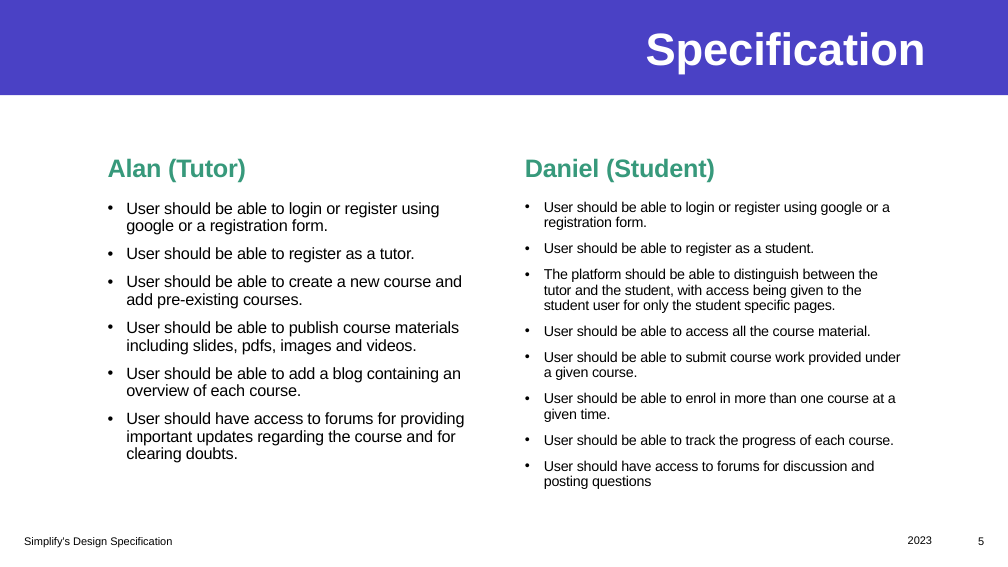
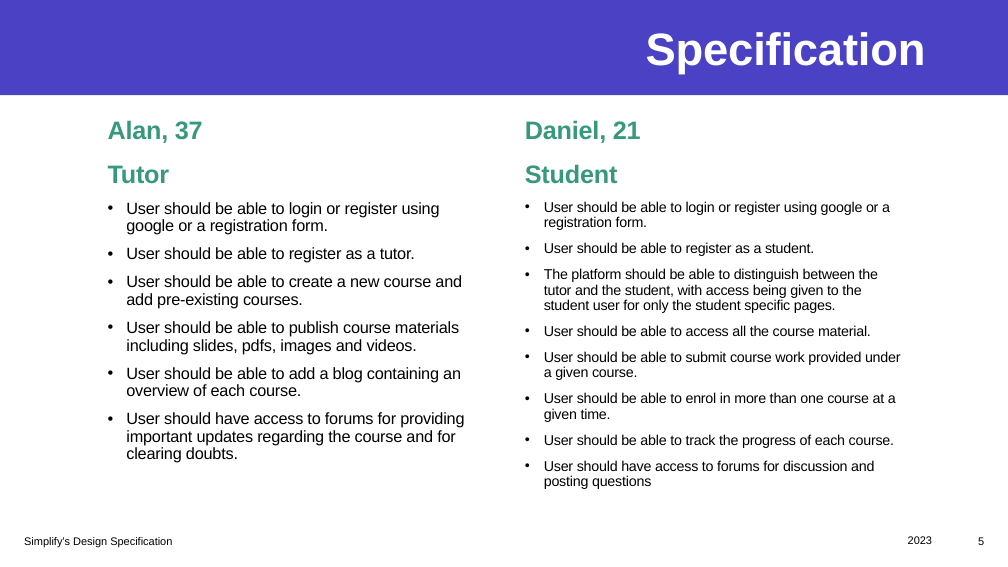
Before and after one commit to praharsh05/ITech-Group, a slide deck: slide 5 of ITech_GP.pptx. Drawn at 1008x567 pixels with LibreOffice and Linux fonts; fonts in the diff are those of the drawing. Boxes give left, top, right and bottom in pixels: in the first picture for what was removed or moved away, otherwise in the second. Text is boxed around its words. In the diff, an @@ line names an element or a change of style, - is before the commit and + after.

Commit message:
specification changes

```diff
--- a/ITech_GP.pptx
+++ b/ITech_GP.pptx
@@ text at [108,120,203,184]: text changed @@
-Alan (Tutor)
+Alan, 37
+Tutor
@@ text at [525,120,641,184]: text changed @@
-Daniel (Student)
+Daniel, 21
+Student
```
